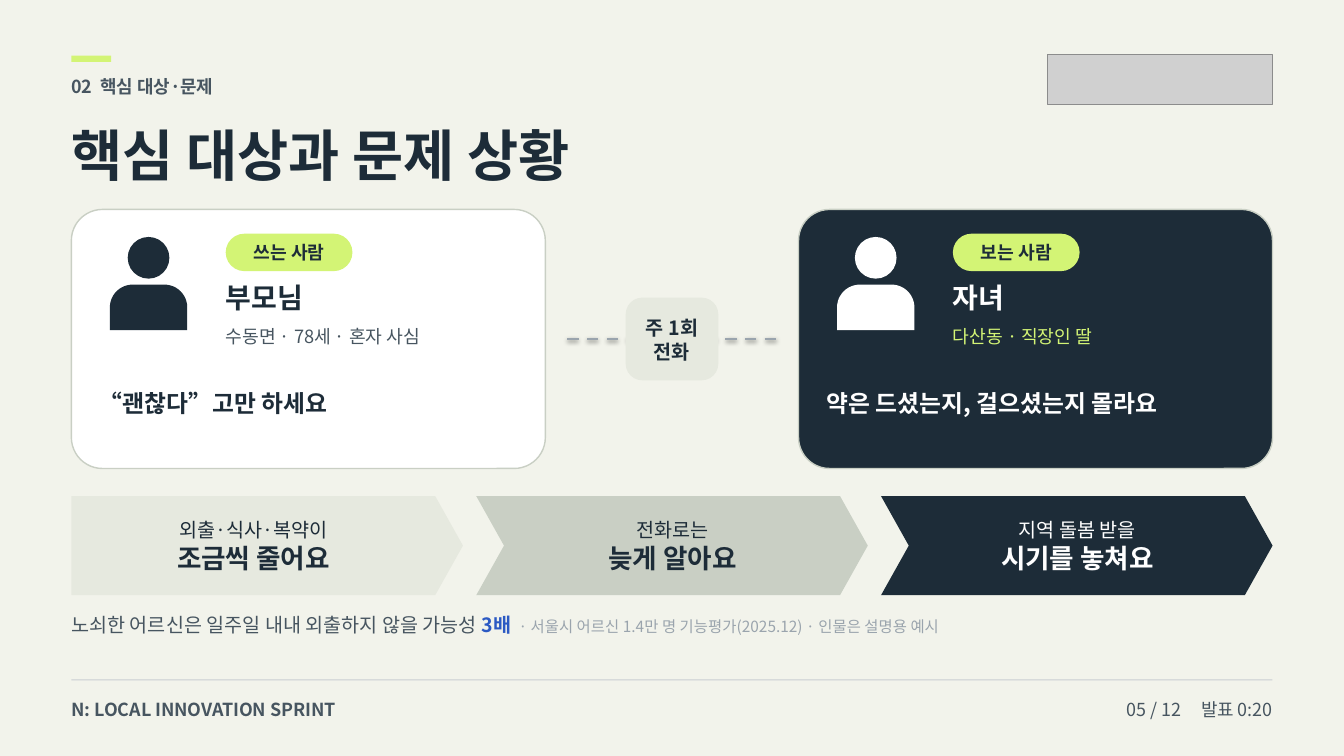
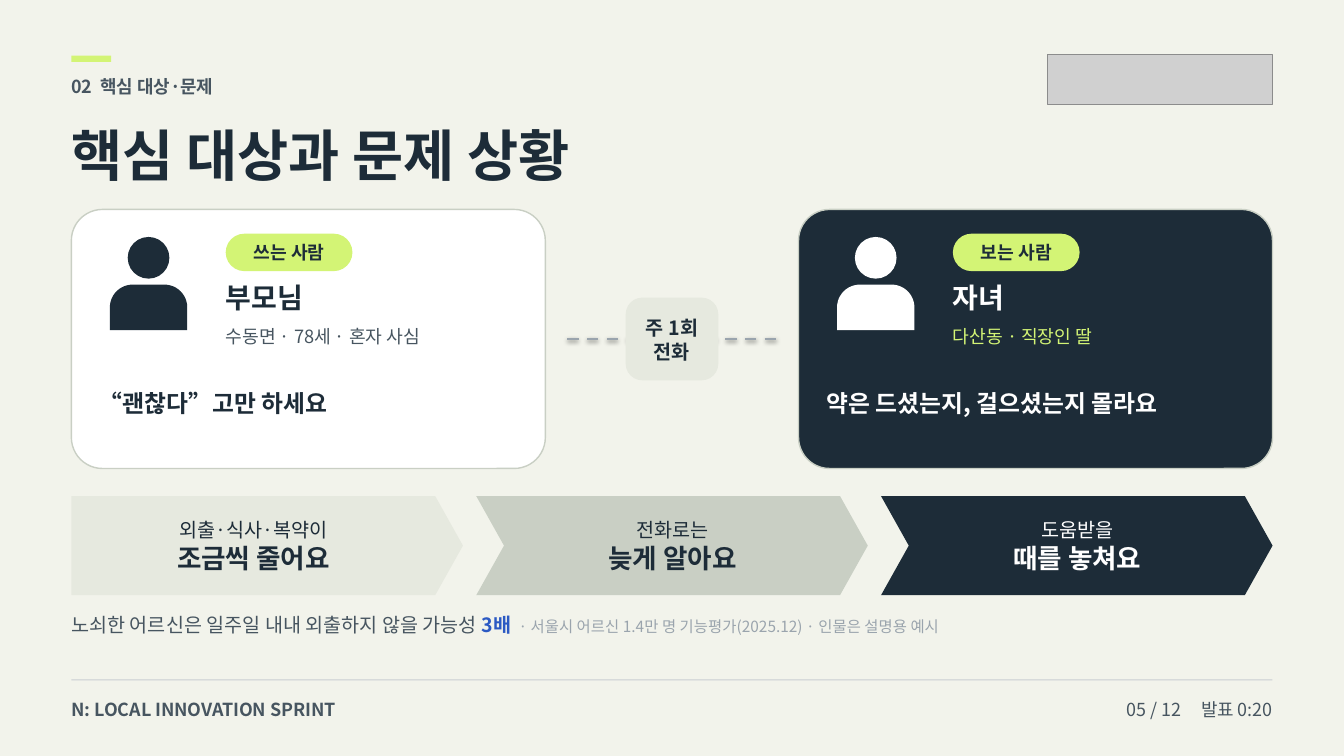
Before and after one commit to howoo101/masil, a slide deck: slide 5 of files/pitch-deck-B.pptx. Drawn at 1344x756 pixels with LibreOffice and Linux fonts; fonts in the diff are those of the drawing; grey boxes stand for pictures. Boxes give left, top, right and bottom in pixels: in the first picture for what was removed or moved away, otherwise in the second. Text is boxed around its words. In the diff, an @@ line names an element or a change of style, - is before the commit and + after.

```diff
--- a/files/pitch-deck-B.pptx
+++ b/files/pitch-deck-B.pptx
@@ text at [1013, 520, 1141, 571]: text changed; size 14 to 19 pt; bold on @@
-지역 돌봄 받을
-시기를 놓쳐요
+도움받을
+때를 놓쳐요
```
Also in this commit, not shown: 8 other slides changed, 2 other files.
